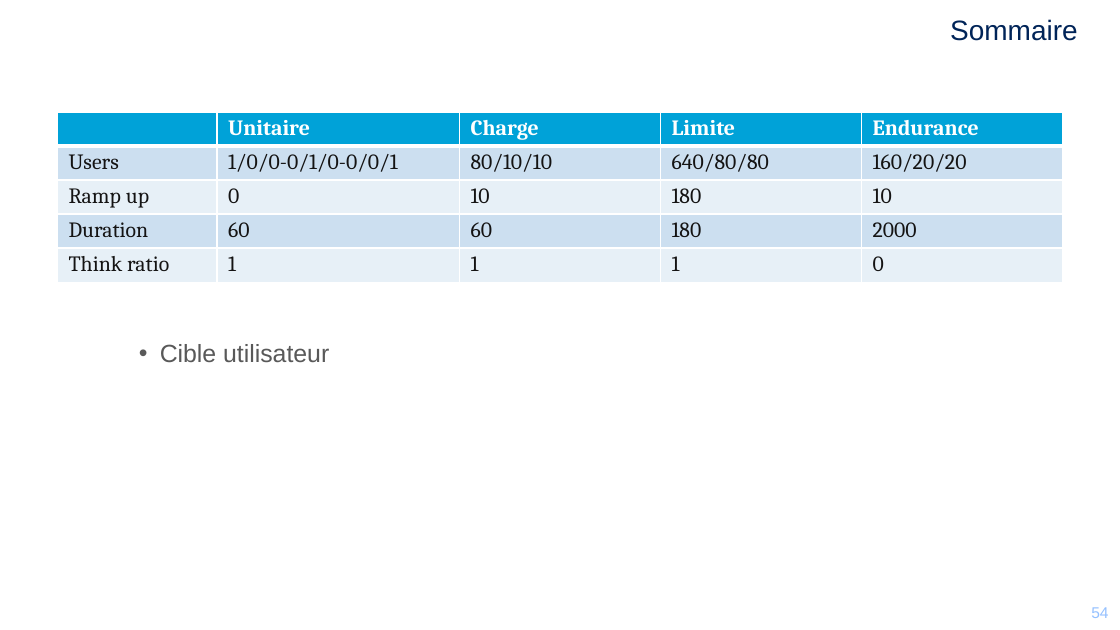
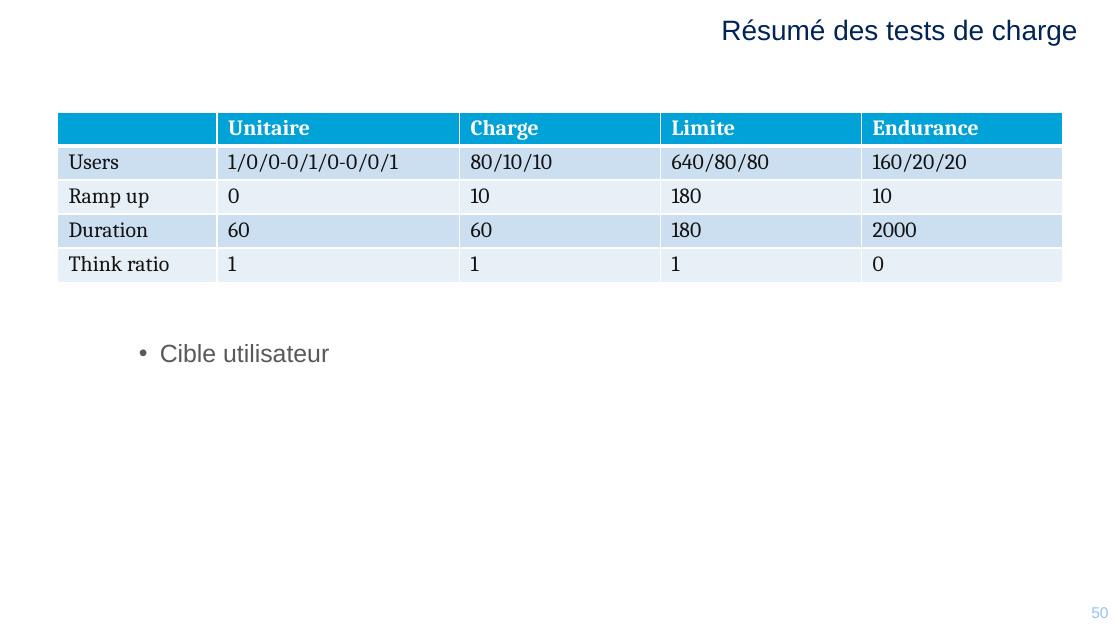
Before and after one commit to mikrob/perfuniversity, a slide deck: slide 50 of PerfUniversity.pptx (slide 54 before the commit). Drawn at 1120x630 pixels with LibreOffice and Linux fonts; fonts in the diff are those of the drawing; background and template pictures are left out. Boxes give left, top, right and bottom in pixels: in the first picture for what was removed or moved away, otherwise in the second. Text is boxed around its words. In the diff, an @@ line names an element or a change of style, - is before the commit and + after.

```diff
--- a/PerfUniversity.pptx
+++ b/PerfUniversity.pptx
@@ title at (x1=721, y1=19, x2=1078, y2=45): text changed @@
-Sommaire
+Résumé des tests de charge
@@ page number at (x1=1082, y1=607, x2=1099, y2=618): text changed @@
-54
+50
@@ page number at (x1=1091, y1=607, x2=1108, y2=618): text changed @@
-54
+50
```
Also in this commit, not shown: 13 other slides changed, 8 slides added, 12 slides removed.
